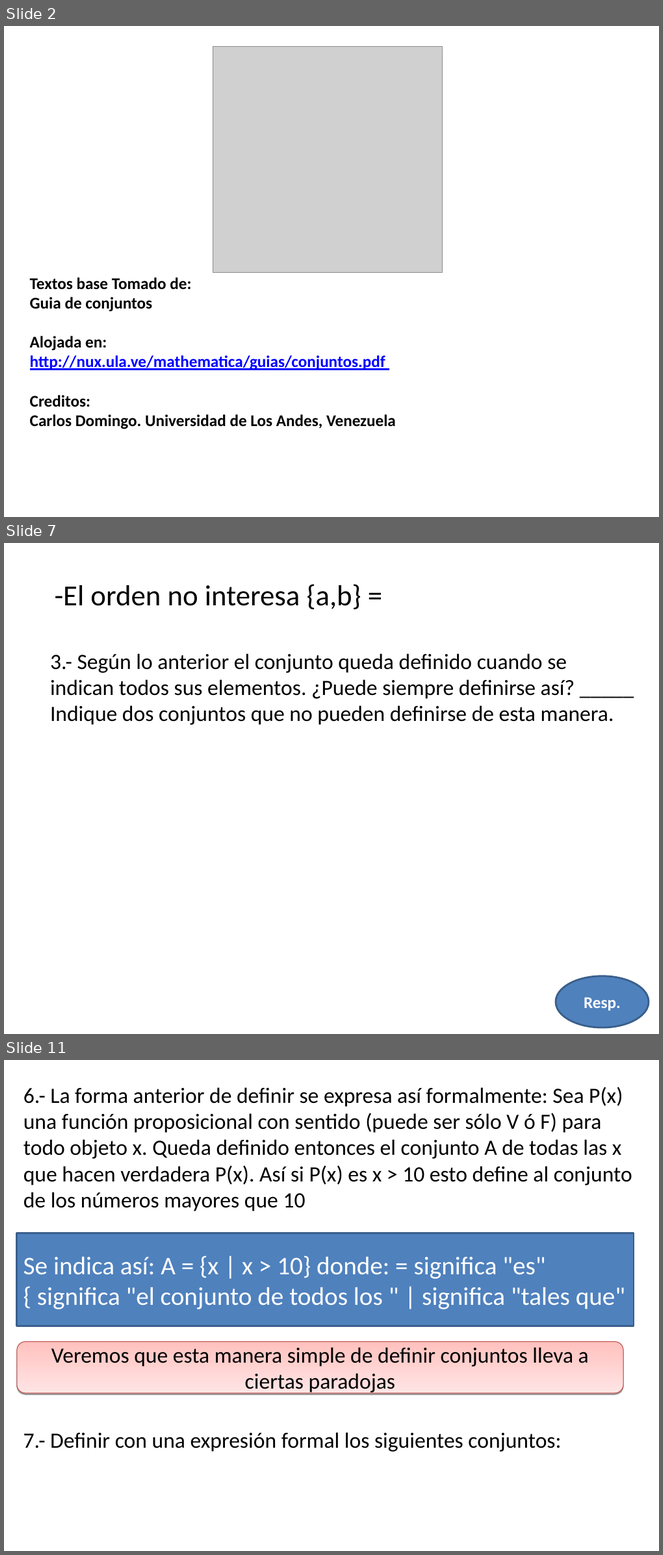
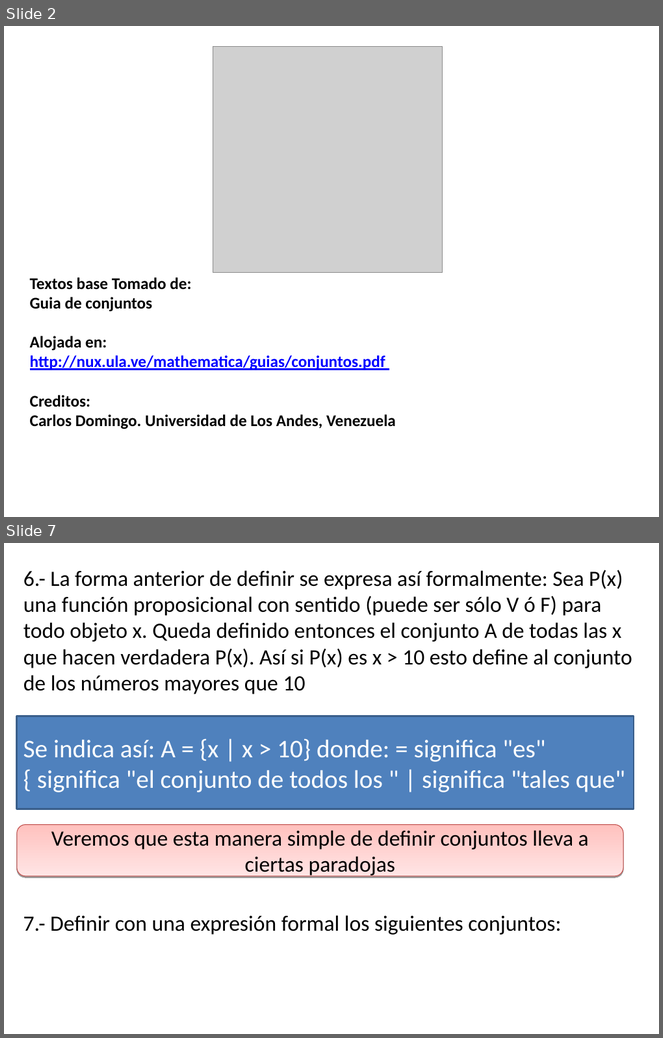
Before and after one commit to ULAnux/mathematica, a slide deck: formato nuevo para guias /Guia conjuntos.odp. Shown one above the other, each under a label of ours: slides 2, 7 and 11 before the commit, slides 2 and 7 after it; the slides between them are not shown. The pictures are 663x1555 and 663x1038 pixels, drawn with LibreOffice and Linux fonts; fonts in the diff are those of the drawing; grey boxes stand for pictures. Boxes give left, top, right and bottom in pixels: in the first picture for what was removed or moved away, otherwise in the second. Text is boxed around its words. In the diff, an @@ line names an element or a change of style, - is before the commit and + after.

```diff
--- a/formato nuevo para guias /Guia conjuntos.odp
+++ b/formato nuevo para guias /Guia conjuntos.odp
@@ slide 7 removed at box(4, 543, 659, 1034), background #FFFFFF @@
@@ title removed at box(55, 584, 362, 609) @@
--El orden no interesa {a,b} =
@@ text removed at box(50, 653, 614, 725) @@
-3.- Según lo anterior el conjunto queda definido cuando se indican todos sus elementos. ¿Puede siempre definirse así? _____ Indique dos conjuntos que no pueden definirse de esta manera.
@@ ellipse removed at box(556, 976, 649, 1028) @@
-Resp.
@@ what was slide 11 is now slide 7 @@
```
Also in this commit, not shown: 23 slides changed, 23 other slides removed, 6 other files.
